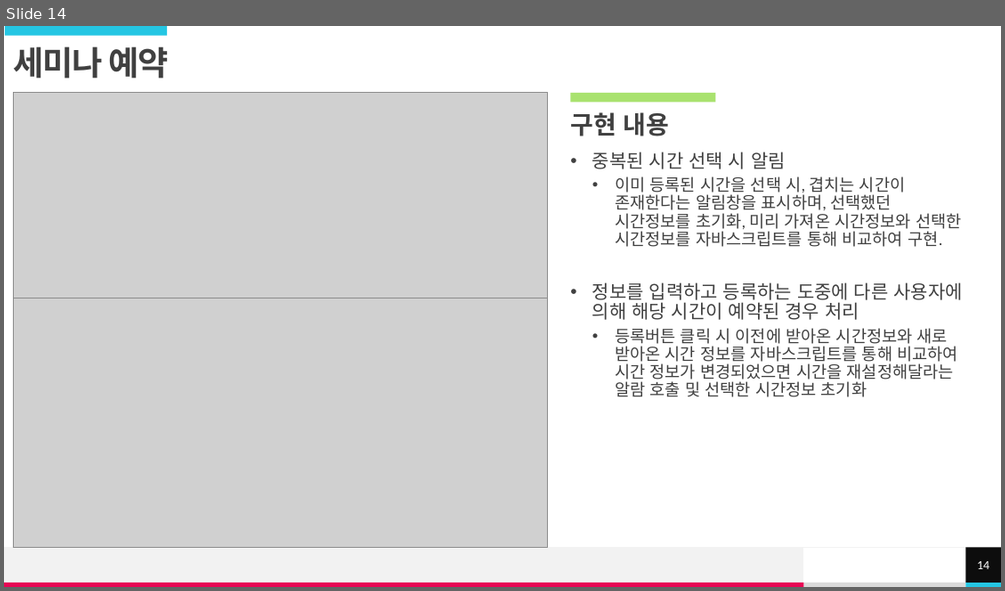
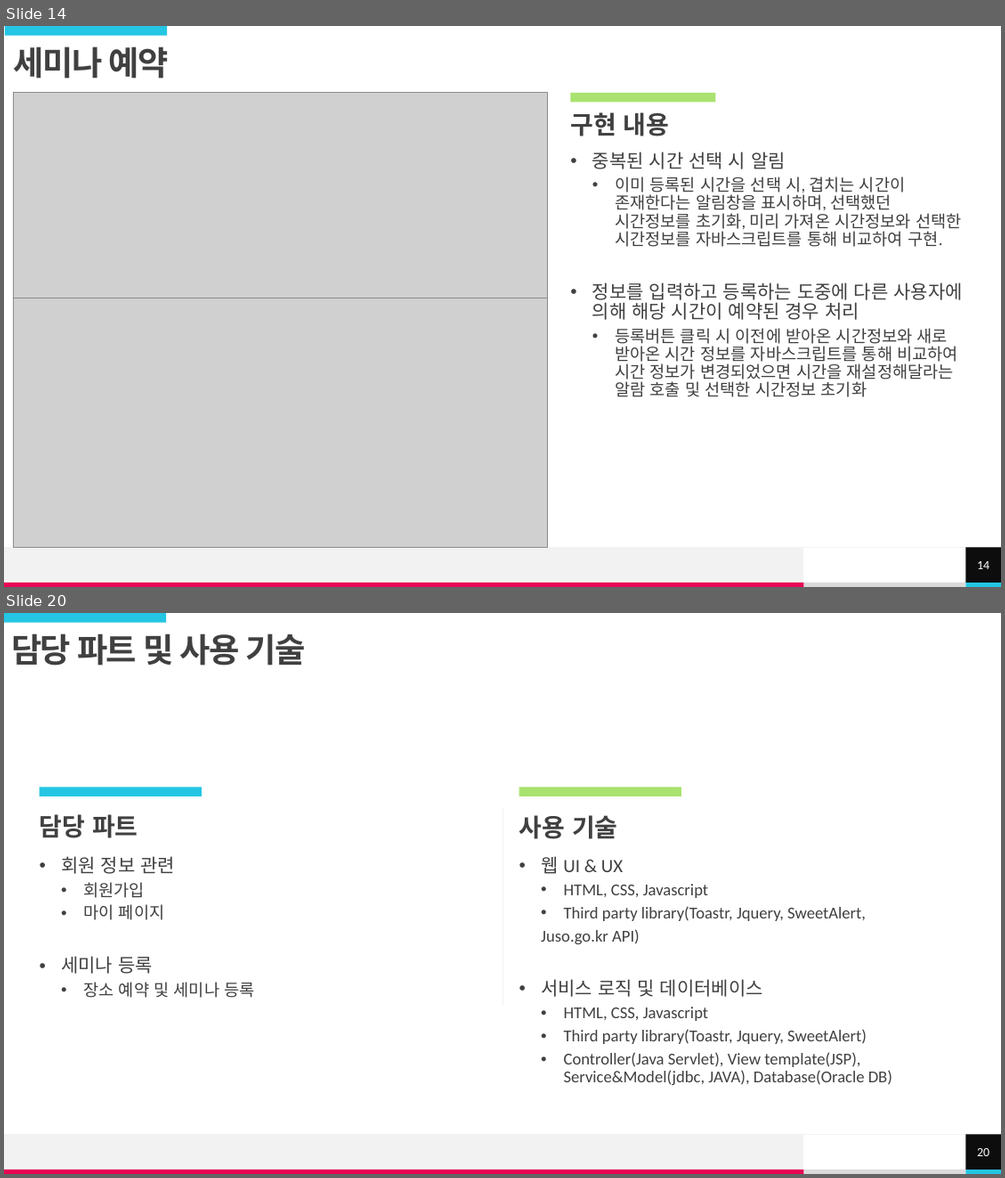
Before and after one commit to hhsw07/ezen-academy-projects, a slide deck: 이형준/my/E-zone.pptx. Shown one above the other, each under a label of ours: slide 14 before the commit, slides 14 and 20 after it; the slides between them are not shown. The pictures are 1005x591 and 1005x1178 pixels, drawn with LibreOffice and Linux fonts; fonts in the diff are those of the drawing; grey boxes stand for pictures. Boxes give left, top, right and bottom in pixels: in the first picture for what was removed or moved away, otherwise in the second. Text is boxed around its words. In the diff, an @@ line names an element or a change of style, - is before the commit and + after.

```diff
--- a/이형준/my/E-zone.pptx
+++ b/이형준/my/E-zone.pptx
@@ slide 20 added at box(4, 613, 1001, 1174), background #FFFFFF; not listed: 5 template elements that a slide beside it also shows @@
@@ rectangle added at box(4, 613, 166, 623), fill #25C6E3 @@
@@ title added at box(11, 633, 306, 666), 32 pt, text #404040, bold @@
+담당 파트 및 사용 기술
@@ rectangle added at box(39, 787, 202, 796), fill #25C6E3 @@
@@ rectangle added at box(519, 787, 681, 796), fill #A9E26F @@
@@ text added at box(40, 814, 138, 838), 24 pt, text #404040, bold @@
+담당 파트
@@ line added from (502, 808) to (502, 1005), #F2F2F2 0.5 pt @@
@@ text added at box(519, 815, 618, 839), 24 pt, text #404040, bold @@
+사용 기술
@@ text added at box(61, 856, 254, 997), 16 pt, text #404040 @@
+• 회원 정보 관련
+  • 회원가입
+  • 마이 페이지
+• 세미나 등록
+  • 장소 예약 및 세미나 등록
@@ text added at box(541, 856, 892, 1085), 16 pt, text #404040 @@
+• 웹 UI & UX
+  • HTML, CSS, Javascript
+  • Third party library(Toastr, Jquery, SweetAlert,
+  Juso.go.kr API)
+• 서비스 로직 및 데이터베이스
+  • HTML, CSS, Javascript
+  • Third party library(Toastr, Jquery, SweetAlert)
+  • Controller(Java Servlet), View template(JSP), Service&Model(jdbc, JAVA), Database(Oracle DB)
@@ page number added at box(966, 1135, 1001, 1169), fill #0D0D0D, 12 pt, text #FFFFFF @@
+20
```
Also in this commit, not shown: 1 slide changed, 13 other slides added, 1 other file.
